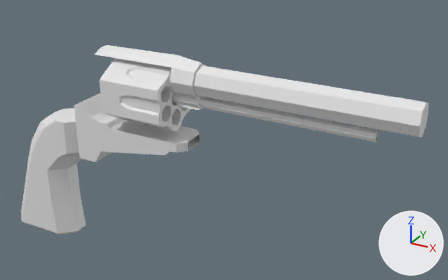
Renders of the Blender file Assets/Objects/Player/Weapon/Revolver/revolver_model.blend from each side of a commit.
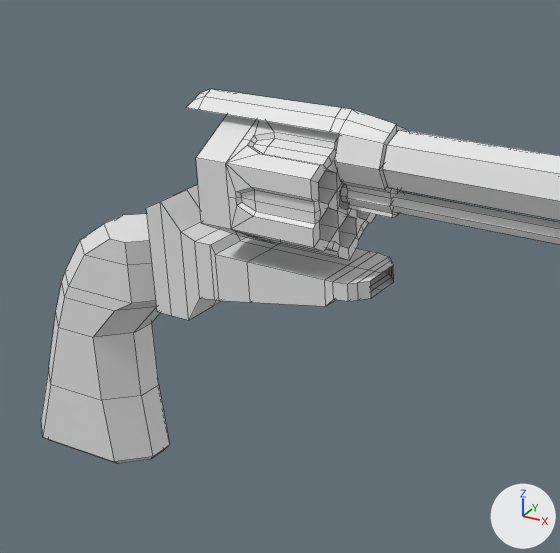
The first picture shows the older version from a camera (50 mm lens) standing at (0.675, -0.839, 0.5) and looking at (0.183, 0.056, 0.053). The close-ups show both versions on the part from 0% to 63% of the width and 0% to 100% of the height of that picture; other places that the commit changed are outside them. Lighting does not change. The marker at lower right points along +X, +Y and +Z. The close-ups show mesh edges as thin lines.
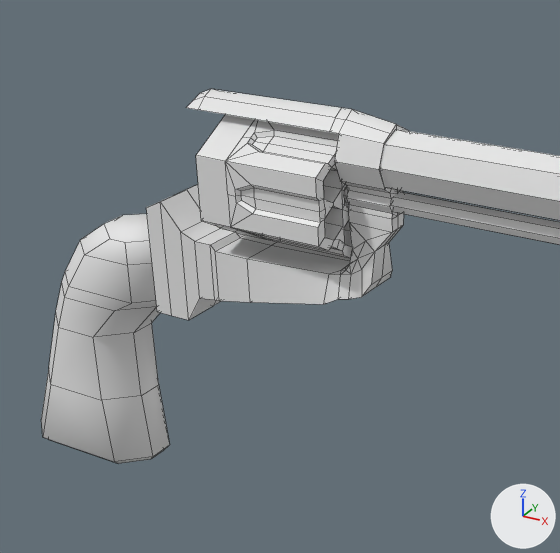
Changed parts and their boxes [x1, y1, x2, y2] in the close-ups (560 x 553 px; the box of a moved part takes in the faces that stretch with it):
'Cylinder.007', reshaped, moved: before [196, 115, 376, 260]; after [196, 114, 352, 258]
part 1 of me_cube_001, shading changed: [41, 214, 170, 463] in both
part 2 of me_cube_002, built on: before [210, 205, 400, 306]; after [210, 205, 404, 304]
part 3 of me_cylinder_010, moved or reshaped: before [226, 122, 376, 260]; after [226, 122, 352, 258]

Diff of the bpy script that builds the scene:
```diff
--- a/Assets/Objects/Player/Weapon/Revolver/revolver_model.blend.py
+++ b/Assets/Objects/Player/Weapon/Revolver/revolver_model.blend.py
@@ me_cube_001 @@
 me_cube_001.from_pydata(...)  # 64 vertices, 58 faces; spans x -0.94..0.94, y -0.36..0.36, z -0.9..1.45
 # used by ob_cube; location = (-0.182, 0.0, -0.0994); scale = (0.112, 0.112, 0.112)
+# me_cube_001 part 1: all faces are now shaded smooth (58 of 58 changed)
@@ me_cube_002 @@
 # used by ob_cube_001; location = (0.0, 0.0, 0.0); scale = (0.0453, 0.0453, 0.0453)
-me_cube_002.from_pydata(...)  # 88 vertices, 74 faces; spans x -1.72..3.76, y -0.82..0.0, z -0.08..4.75
+me_cube_002.from_pydata(...)  # 97 vertices, 95 faces; spans x -1.72..3.76, y -0.82..0.0, z -0.08..4.75
+# me_cube_002 part 2
+# 9 vertices are removed from x 2.61..3.39, y -0.82..0.0, z 1.21..1.58
+# 11 faces are deleted
+# 4 vertices in x -0.01..0.78, y -0.82..0.0, z 1.58 move by (0.0, 0.0, 0.06)
+# 13 vertices move from x 2.61..3.76, y -0.82..0.0, z 1.02..2.86 to x 2.56..3.76, y -0.82..0.0, z 1.06..2.83
+# 18 vertices are added at x 2.72..3.76, y -0.57..0.0, z 1.48..2.6
+# 32 new faces join them
@@ me_cylinder_010 @@
 me_cylinder_010.from_pydata(...)  # 210 vertices, 210 faces; spans x -1.21..1.21, y -1.05..1.05, z -1.06..0.86
 # used by ob_cylinder_007; location = (0.0067, 0.1198, 0.0024); delta_location = (0.0609, -0.122, 0.136); rotation_euler = (0.0, 0.0, -1.047), in degrees (0, 0, -60); delta_rotation_euler = (0.0, 1.571, 0.0); scale = (0.824, -0.824, 1.02); delta_scale = (0.0608, 0.0608, 0.0608)
+# me_cylinder_010 part 3: all 84 vertices in x -1.21..1.21, y -1.05..1.05, z 0.86 are moved by (0.0, 0.0, 0.06)
@@ ob_cylinder_007 @@
 ob_cylinder_007 = bpy.data.objects.new('Cylinder.007', me_cylinder_010)
-ob_cylinder_007.location = (0.0067, 0.1198, 0.0024)
+ob_cylinder_007.location = (0.0067, 0.1221, 0.0035)
 ob_cylinder_007.delta_location = (0.0609, -0.122, 0.136)
```
